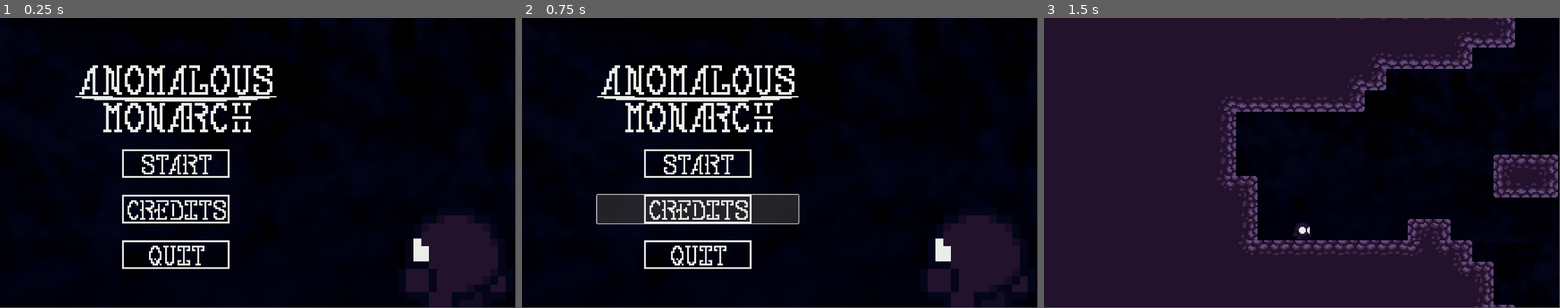
Above: before the commit, frames 1-3 (left to right).
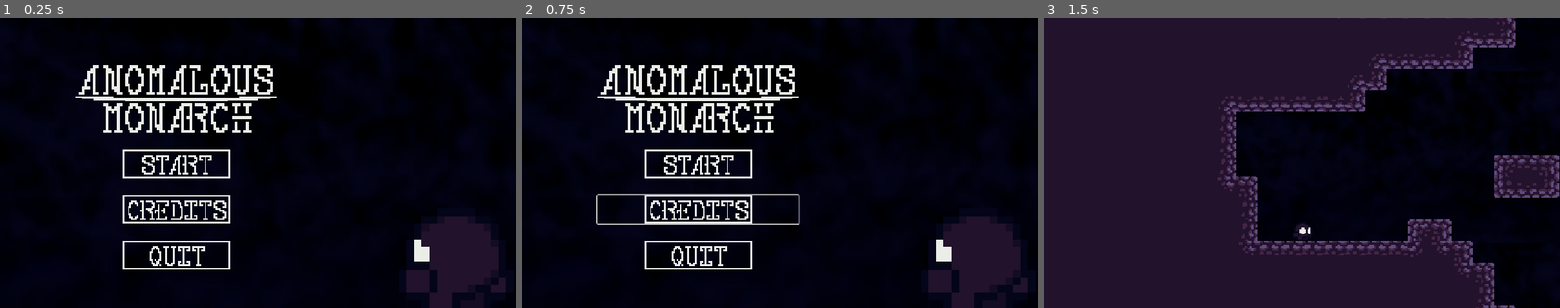
Above: after the commit, the same moments.

Repository: Arclys/Anomalous-Monarch
Game: Godot game, scene res://Rooms/TitleScreen.tscn
Two runs of this game, one before a commit and one after it. Both use one fixed random seed, a clock stepped at 60 frames per second and the inputs below.
Inputs (mouse positions are in pixels of both pictures, inside the frame that each line leads up to):
- Up to frame 1 (0.25 s): no input
- Up to frame 2 (0.75 s): click (697, 209) at 0.5 s
- Up to frame 3 (1.5 s): click (1219, 163) at 1.25 s
In our replay, the window is 799x449 before the commit and 800x450 after it. These sizes can differ from the game's own. Grey fills any space a smaller window leaves; there, only what the larger window draws over its background counts as a difference.

The runs differ from the first frame. In frame 1, 2.5% of the frame differs, in the area x 14-98%, y 16-100%; in frame 2, 5.5%; in frame 3, 2.4%.
Error before the commit: Invalid type in utility function "lerp()". Cannot convert argument 2 from Vector2 to float. (res://Scripts/Player/Player.gd:13)
Error after the commit: Parse Error: Value of type "Vector2" cannot be assigned to a variable of type "float". (res://Scripts/Player/States/Idle.gd:11)

Commit message:
Preenchimento Tela Inicial

Diff:
--- a/Projeto/Godot/Prototipo/Rooms/TitleScreen.tscn
+++ b/Projeto/Godot/Prototipo/Rooms/TitleScreen.tscn
@@ -71,6 +71,8 @@
 layout_mode = 2
 theme = SubResource("Theme_okfv0")
 theme_override_styles/normal = SubResource("StyleBoxFlat_bchrq")
+theme_override_styles/pressed = SubResource("StyleBoxFlat_bchrq")
+theme_override_styles/hover = SubResource("StyleBoxFlat_bchrq")
 icon = ExtResource("3_skwql")
 icon_alignment = 1
 
@@ -78,6 +80,8 @@
 layout_mode = 2
 theme = SubResource("Theme_skwql")
 theme_override_styles/normal = SubResource("StyleBoxFlat_by6yn")
+theme_override_styles/pressed = SubResource("StyleBoxFlat_bchrq")
+theme_override_styles/hover = SubResource("StyleBoxFlat_bchrq")
 icon = ExtResource("4_6iguo")
 autowrap_trim_flags = 192
 icon_alignment = 1
@@ -85,6 +89,8 @@
 [node name="buttonQuit" type="Button" parent="MarginContainer/HBoxContainer/VBoxContainer"]
 layout_mode = 2
 theme_override_styles/normal = SubResource("StyleBoxFlat_lxsjh")
+theme_override_styles/pressed = SubResource("StyleBoxFlat_bchrq")
+theme_override_styles/hover = SubResource("StyleBoxFlat_bchrq")
 icon = ExtResource("5_g3l3g")
 icon_alignment = 1
 
--- a/Projeto/Godot/Prototipo/Scripts/Menus/TitleScreen.gd
+++ b/Projeto/Godot/Prototipo/Scripts/Menus/TitleScreen.gd
@@ -1,4 +1,6 @@
 extends Control
+
+@onready var buttons_location = $MarginContainer/HBoxContainer/VBoxContainer
 
 func _start_pressed() -> void:
 	get_tree().change_scene_to_file("res://Rooms/Room01.tscn")
@@ -7,11 +9,29 @@
 func _credits_pressed() -> void:
 	pass
 
+var actions_pressed : Dictionary[String, Callable] = {
+	"buttonStart": func():
+		_start_pressed()
+		,
+	"buttonCredits": func():
+		_credits_pressed()
+		,
+	"buttonQuit": func():
+		_quit_pressed()
+		,
+}
+
 # Called when the node enters the scene tree for the first time.
 func _ready() -> void:
-	$MarginContainer/HBoxContainer/VBoxContainer/buttonStart.pressed.connect(_start_pressed)
-	$MarginContainer/HBoxContainer/VBoxContainer/buttonQuit.pressed.connect(_quit_pressed)
-
+	for botao in buttons_location.get_children():
+		if (botao is Button):
+			botao.pressed.connect(
+				func():
+					# se o nome do botao(botao.name) for
+					# uma chave do dicionario
+					actions_pressed.get(botao.name, (func(): pass)).call()
+					# (sim tem que o usar o .call() ao invés do ())
+			)
 
 # Called every frame. 'delta' is the elapsed time since the previous frame.
 func _process(delta: float) -> void:
--- a/Projeto/Godot/Prototipo/Scripts/Player/Player.gd
+++ b/Projeto/Godot/Prototipo/Scripts/Player/Player.gd
@@ -6,8 +6,8 @@
 @export var jump_speed: float = 50.
 @export var mass: float = 0.
 
-var direction = Input.get_axis("ui_left", "ui_right")
-var jump = Input.is_action_just_pressed("ui_accept")
+var direction = Input.get_axis("m_left", "m_right")
+var jump = Input.is_action_just_pressed("m_up")
 
-func move(speed: float, acelleration: float, delta: float) -> float:
-	return lerp(speed, velocity * direction, acelleration * delta)
+func move(_speed: float, acelleration: float, delta: float) -> Vector2:
+	return lerp(Vector2(speed, speed), velocity * direction, acelleration * delta)
--- a/Projeto/Godot/Prototipo/project.godot
+++ b/Projeto/Godot/Prototipo/project.godot
@@ -22,6 +22,7 @@
 [display]
 
 window/size/mode=4
+window/stretch/mode="canvas_items"
 
 [dotnet]
 
@@ -43,9 +44,20 @@
 , Object(InputEventJoypadMotion,"resource_local_to_scene":false,"resource_name":"","device":0,"axis":0,"axis_value":1.0,"script":null)
 ]
 }
-ui_jump={
+m_up={
 "deadzone": 0.2,
 "events": [Object(InputEventKey,"resource_local_to_scene":false,"resource_name":"","device":0,"window_id":0,"alt_presse …(189 unchanged characters)…
+, Object(InputEventKey,"resource_local_to_scene":false,"resource_name":"","device":-1,"window_id":0,"alt_pressed":false,"shift_pressed":false,"ctrl_pressed":false,"meta_pressed":false,"pressed":false,"keycode":0,"physical_keycode":87,"key_label":0,"unicode":119,"location":0,"echo":false,"script":null)
+]
+}
+m_left={
+"deadzone": 0.2,
+"events": [Object(InputEventKey,"resource_local_to_scene":false,"resource_name":"","device":-1,"window_id":0,"alt_pressed":false,"shift_pressed":false,"ctrl_pressed":false,"meta_pressed":false,"pressed":false,"keycode":0,"physical_keycode":65,"key_label":0,"unicode":97,"location":0,"echo":false,"script":null)
+]
+}
+m_right={
+"deadzone": 0.2,
+"events": [Object(InputEventKey,"resource_local_to_scene":false,"resource_name":"","device":-1,"window_id":0,"alt_pressed":false,"shift_pressed":false,"ctrl_pressed":false,"meta_pressed":false,"pressed":false,"keycode":0,"physical_keycode":68,"key_label":0,"unicode":100,"location":0,"echo":false,"script":null)
 ]
 }
 
